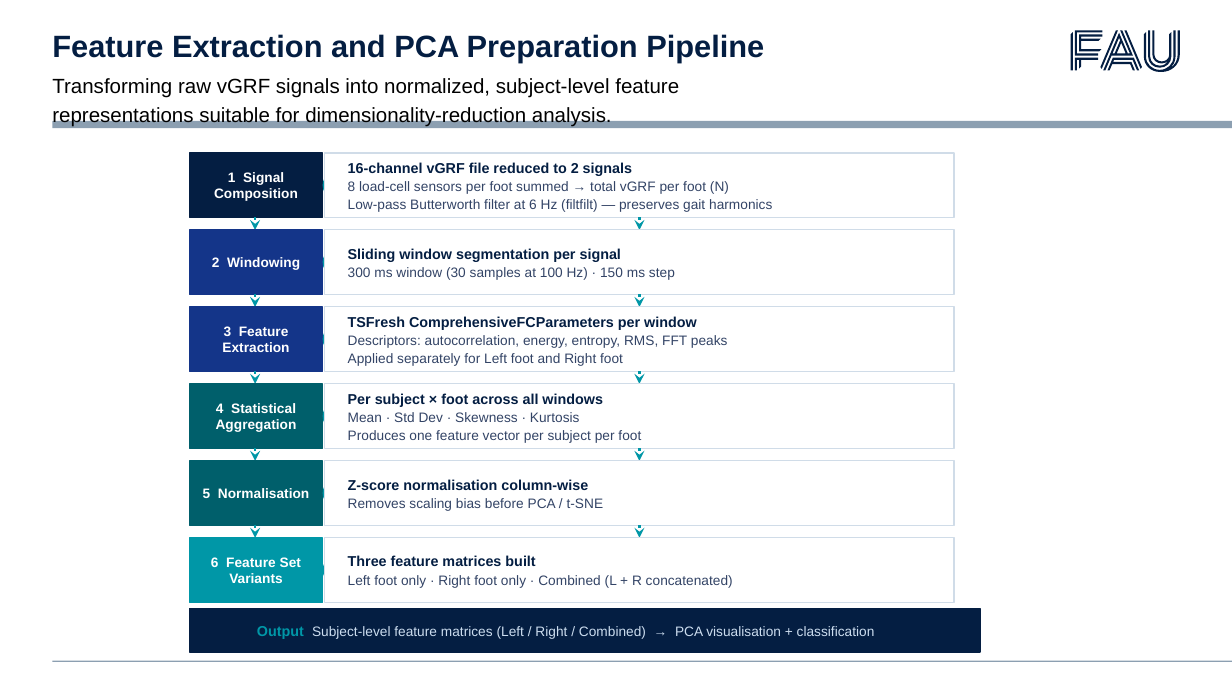
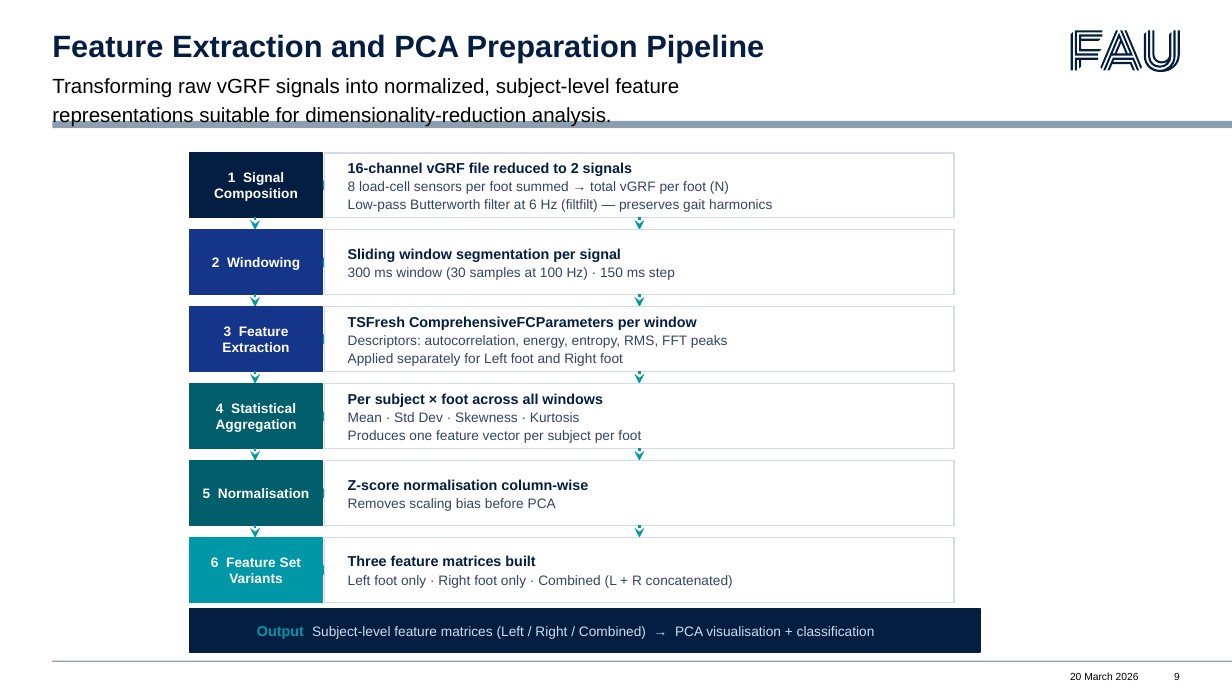
Before and after one commit to saranyab21/Project-Time-Series-SSM-Mamba, a slide deck: slide 9 of reports/ppt/Project Time Series-final.pptx. Drawn at 1232x693 pixels with LibreOffice and Linux fonts; fonts in the diff are those of the drawing; background and template pictures are left out. Boxes give left, top, right and bottom in pixels: in the first picture for what was removed or moved away, otherwise in the second. Text is boxed around its words. In the diff, an @@ line names an element or a change of style, - is before the commit and + after.

```diff
--- a/reports/ppt/Project Time Series-final.pptx
+++ b/reports/ppt/Project Time Series-final.pptx
@@ text at (348,498,556,511): text changed @@
-Removes scaling bias before PCA / t-SNE
+Removes scaling bias before PCA
@@ text added at (1070,672,1139,680), 6 pt, text #000000 @@
+20 March 2026
@@ page number added at (1174,673,1180,680), 6 pt, text #000000 @@
+9
```
Also in this commit, not shown: 14 other slides changed, 4 other files.
